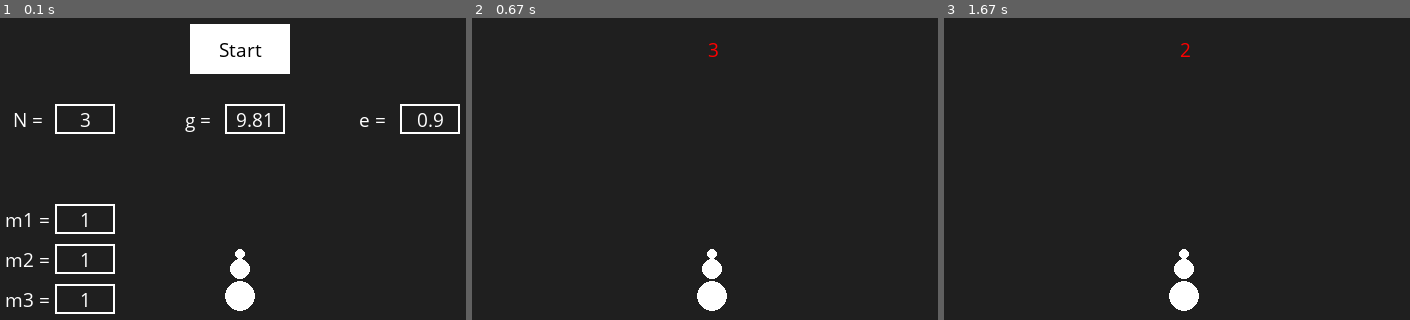
Above: before the commit, frames 1-3 (left to right).
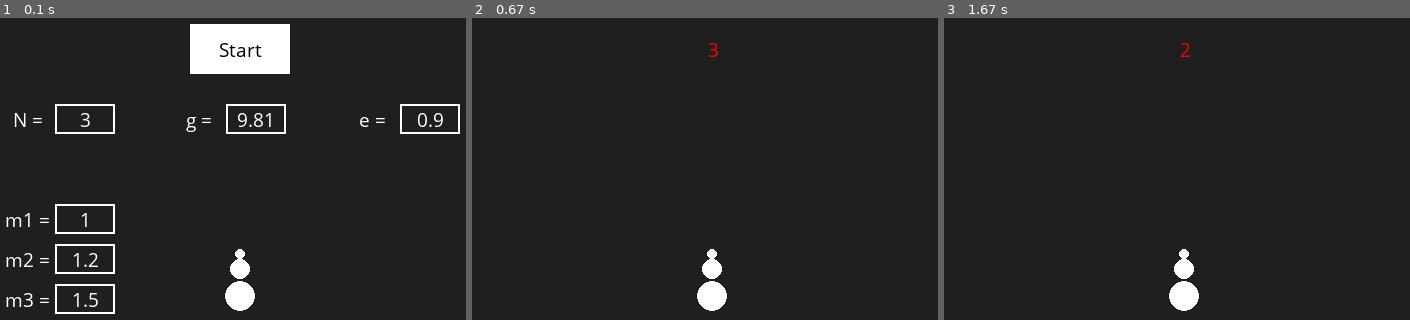
Above: after the commit, the same moments.

Repository: Spektralzerleger/Pygame-Physics
Game: pygame game, started from ballpyramid.py
Two runs of this game, one before a commit and one after it. Both use one fixed random seed, a clock stepped at 60 frames per second and the inputs below.
Inputs:
- Up to frame 1 (0.1 s): no input
- Up to frame 2 (0.67 s): click "Start" at 0.38 s
- Up to frame 3 (1.67 s): no input

The runs differ from the first frame. In frame 1, 0.5% of the frame differs, in the area x 15-62%, y 28-96%; in frame 2, nothing differs; in frame 3, nothing differs.

Commit message:
add flexible inputs to adjust the mass of the balls

Diff:
--- a/ballpyramid.py
+++ b/ballpyramid.py
@@ -1,5 +1,5 @@
 """Editor: Eugen Dizer
-Last modified: 31.07.2020
+Last modified: 01.08.2020
 
 
 This is a template code for pygame...
@@ -18,8 +18,7 @@
 Implement the balls, some graphics and the physics of the collision:
 https://de.wikipedia.org/wiki/Doppelball-Versuch
 
-To Do: Add buttons on the screen: start, stop, play speed (tune gravity parameter), number of balls...
-        max height, theoretical max height, ...
+To Do: Fix bugs, add information, theoretical max height for 2 or 3 balls, ...
 """
 
 import pygame, sys
@@ -78,7 +77,7 @@
             self.y = screen_height - self.radius
             self.vy *= - 1
             self.vy *= elasticity
-        # Stop the ball when it's resting on the ground, FIX!!!
+        # Stop the ball when it's resting on the ground, FIX!!! Do I need it?
         if (self.vy == 0) and (self.y + self.radius - screen_height == screen_height):
             self.vy = 0 ## FIX
 
@@ -116,16 +115,16 @@
     draw_text(x, y, length, height, font, "Start", text_color)
 
 def restart_button(x, y, length, height, color_normal, color_active, text_color):
-    global start, countdown, balls
+    global start, countdown, balls, max_height
     if (mouse[0] > x) and (mouse[0] < x + length) and (mouse[1] > y) and (mouse[1] < y + height):
         pygame.draw.rect(screen, color_active, (x, y, length, height))
         if click[0] == 1:
             start = False
-            countdown = False    ########## FIX!!!
-            balls = init_balls() ########## FIX!!!
+            countdown = False
+            balls = init_balls()
+            max_height = screen_height - initial_height
             # Make it wait for some time to not collide with the start button
             pygame.time.delay(400)
-            # restart also max_height...
     else:
         pygame.draw.rect(screen, color_normal, (x, y, length, height))
 
@@ -161,8 +160,8 @@
             self.input = str(g / 100)
         elif self.func == "e":
             self.input = str(elasticity)
-        else:
-            self.input = "1"
+        elif self.func[0] == "m":
+            self.input = str(m[int(self.func[1:]) - 1])
 
     def draw_input_box(self):
         if (mouse[0] > self.x) and (mouse[0] < self.x + self.length) and (mouse[1] > self.y) and (mouse[1] < self.y + self.height):
@@ -180,14 +179,18 @@
 
         ### Functionality
         if self.func == "N":
-            global N, r, m, balls, Inputs   ### FIX input functions
+            global N, r, m, balls, Inputs, I   ### FIX input functions, fix bad input like ß, ...!!
             draw_text(self.x - 65, self.y + 5, self.length + 20, self.height - 10, font, self.func + " = ", WHITE) # Could adjust text size
 
-            if len(self.input) == 1:
-                N = int(self.input)                        ### FIX ball initialization, call function
-                #r = list((5*np.ones(N)).astype(np.uint8))
-                #m = list(np.ones(N).astype(np.uint8))
-                #balls = init_balls()
+            if len(self.input) > 0:
+                current_N = int(self.input)
+                if current_N != N:
+                    N = current_N
+                    r = list((5*np.ones(N)).astype(np.uint8))
+                    m = list(np.ones(N).astype(np.uint8))
+                    balls = init_balls()
+                    Inputs = init_inputs()
+                    I = len(Inputs)
 
         elif self.func == "g":
             global g
@@ -205,7 +208,12 @@
 
         elif self.func[0] == "m":
             draw_text(self.x - 65, self.y + 5, self.length + 20, self.height - 10, font, self.func + " = ", WHITE) # Could adjust text size
-            pass
+
+            if len(self.input) > 0:
+                # Assumption: box name starts with m and is followed by mass number
+                m[int(self.func[1:]) - 1] = float(self.input)
+                # set radius...
+                balls = init_balls()
             ##### FIX!! mass setting! and radius with mass...
 
         else:
@@ -243,7 +251,7 @@
 GREEN = (0, 255, 0)
 BLUE = (0, 0, 255)
 
-# Initialize balls, generalize
+# Initialize balls
 initial_height = 250
 max_height = screen_height - initial_height
 
@@ -251,7 +259,7 @@
     balls = []
     balls.append(Ball(250, initial_height, 0, 0, r[0], m[0], WHITE))
     radius = r[0]
-    # Mass can define how big the ball is
+    # Mass can define how big the ball is, FIX
     for i in range(N - 1):
         balls.append(Ball(250, initial_height + (radius + r[i+1]), 0, 0, r[i + 1], m[i + 1], WHITE))
         radius += 2 * r[i+1] + 2
@@ -261,17 +269,22 @@
 balls = init_balls()
 
 # Initialize input boxes
-Inputs = []
-N_Input = Input(65, 100, 60, 30, WHITE, RED, "N")
-g_Input = Input(235, 100, 60, 30, WHITE, RED, "g")
-e_Input = Input(410, 100, 60, 30, WHITE, RED, "e")
-Inputs.append(N_Input)
-Inputs.append(g_Input)
-Inputs.append(e_Input)
-# Make N input boxes for m1, m2, ..., mN. E.g.
-for i in range(N):
-    Inputs.append(Input(65, 200 + 40 * i, 60, 30, WHITE, RED, "m{}".format(i+1)))
-
+def init_inputs():
+    Inputs = []
+    N_Input = Input(65, 100, 60, 30, WHITE, RED, "N")
+    g_Input = Input(236, 100, 60, 30, WHITE, RED, "g")
+    e_Input = Input(410, 100, 60, 30, WHITE, RED, "e")
+    Inputs.append(N_Input)
+    Inputs.append(g_Input)
+    Inputs.append(e_Input)
+    # Make N input boxes for m1, m2, ..., mN
+    for i in range(N):
+        Inputs.append(Input(65, 200 + 40 * i, 60, 30, WHITE, RED, "m{}".format(i+1)))
+
+    return Inputs
+
+Inputs = init_inputs()
+I = len(Inputs)
 
 countdown = False
 start = False
@@ -294,7 +307,7 @@
                     if event.key == pygame.K_BACKSPACE:
                         Inputs[i].input = Inputs[i].input[:-1]
                     else:
-                        if len(Inputs[i].input) < 4:  ### For N_Input??? FIX INPUT...
+                        if len(Inputs[i].input) < 4:  ### For N_Input??? FIX INPUT length...
                             Inputs[i].input += event.unicode
                             Inputs[i].active = False
 
@@ -306,7 +319,9 @@
 
     if (start == False) and (countdown == False):
         start_button(200, 20, 100, 50, WHITE, RED, BLACK)
-        for i in range(len(Inputs)):
+        for i in range(I):
+            if i >= I:
+                break
             Inputs[i].draw_input_box()
         for j in range(N):
             balls[j].draw()
@@ -321,7 +336,7 @@
             balls[i].draw()
             balls[i].move(dt)
         for i in range(N - 1):
-            balls[i].ball_collision(balls[i + 1], dt)
+            balls[i].ball_collision(balls[i + 1], dt) # FIX: ball collision for N > 3! Maybe just for i, j...
     if finished == True:  # FIX: When it's finished? Do I need it?
         restart_button(200, 20, 100, 50, WHITE, RED, BLACK)
         for i in range(N):
